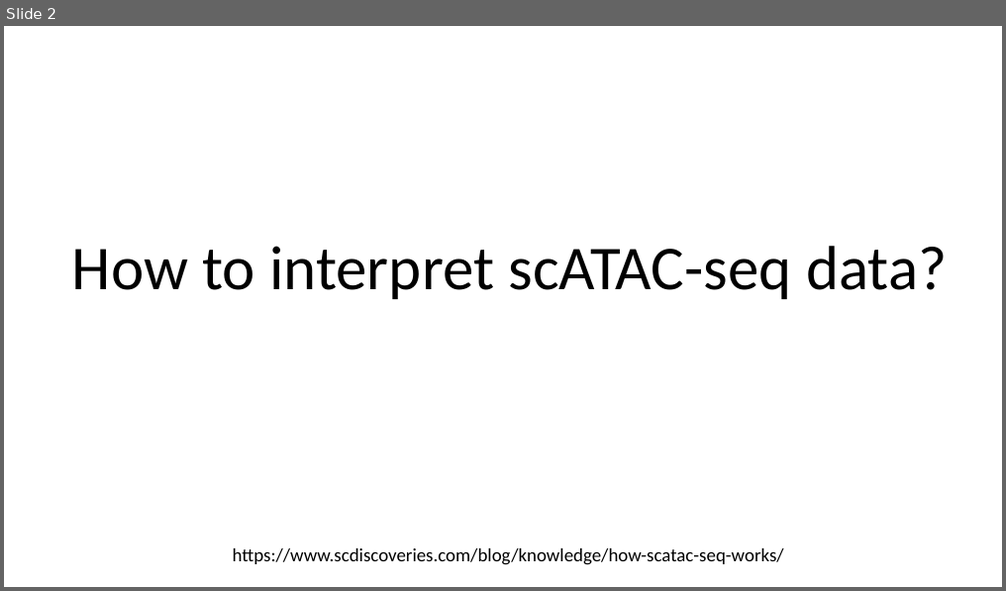
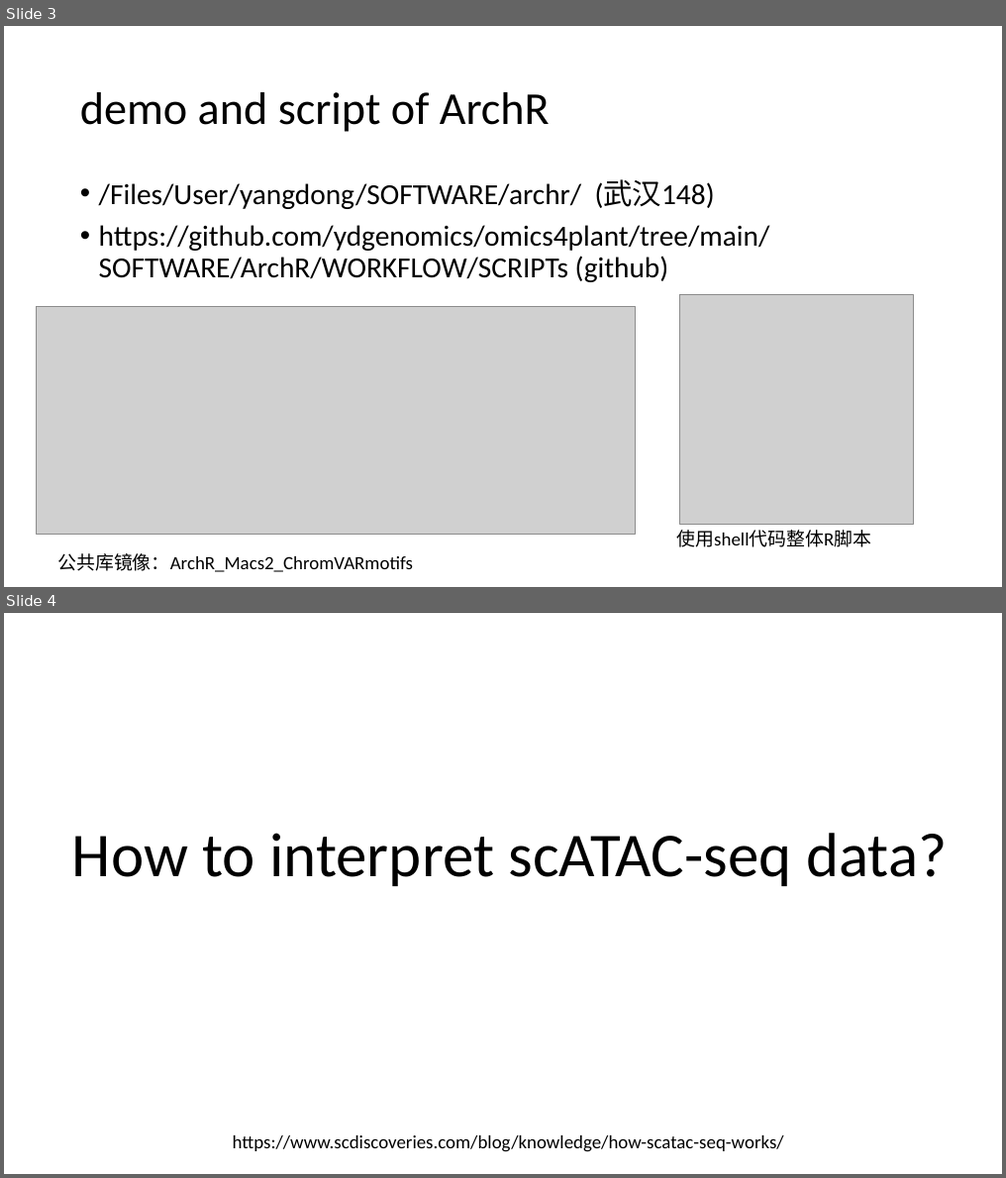
Before and after one commit to ydgenomics/omics4plant, a slide deck: SOFTWARE/ArchR/NOTEs/NOTE-archr/archr-atac.pptx. Shown one above the other, each under a label of ours: slide 2 before the commit, slides 3 and 4 after it. The pictures are 1006x591 and 1006x1178 pixels, drawn with LibreOffice and Linux fonts; fonts in the diff are those of the drawing; grey boxes stand for pictures. Boxes give left, top, right and bottom in pixels: in the first picture for what was removed or moved away, otherwise in the second. Text is boxed around its words. In the diff, an @@ line names an element or a change of style, - is before the commit and + after.

Commit message:
SCENIC workflow & archr.ppt

```diff
--- a/SOFTWARE/ArchR/NOTEs/NOTE-archr/archr-atac.pptx
+++ b/SOFTWARE/ArchR/NOTEs/NOTE-archr/archr-atac.pptx
@@ slide 3 added at <box>4,26,1002,587</box>, background #FFFFFF @@
@@ title added at <box>80,92,549,132</box>, 44 pt, text #000000 @@
+demo and script of ArchR
@@ text added at <box>99,179,770,282</box>, 28 pt, text #000000 @@
+• /Files/User/yangdong/SOFTWARE/archr/ (武汉148)
+• https://github.com/ydgenomics/omics4plant/tree/main/SOFTWARE/ArchR/WORKFLOW/SCRIPTs (github)
@@ picture added at <box>37,307,635,534</box> @@
@@ picture added at <box>679,295,914,525</box> @@
@@ text added at <box>676,530,871,548</box>, 18 pt, text #000000 @@
+使用shell代码整体R脚本
@@ text added at <box>57,554,413,572</box>, 18 pt, text #000000 @@
+公共库镜像：ArchR_Macs2_ChromVARmotifs
@@ what was slide 2 is now slide 4 @@
```
Also in this commit, not shown: 1 other slide added, 1 slide removed, 20 other files.
